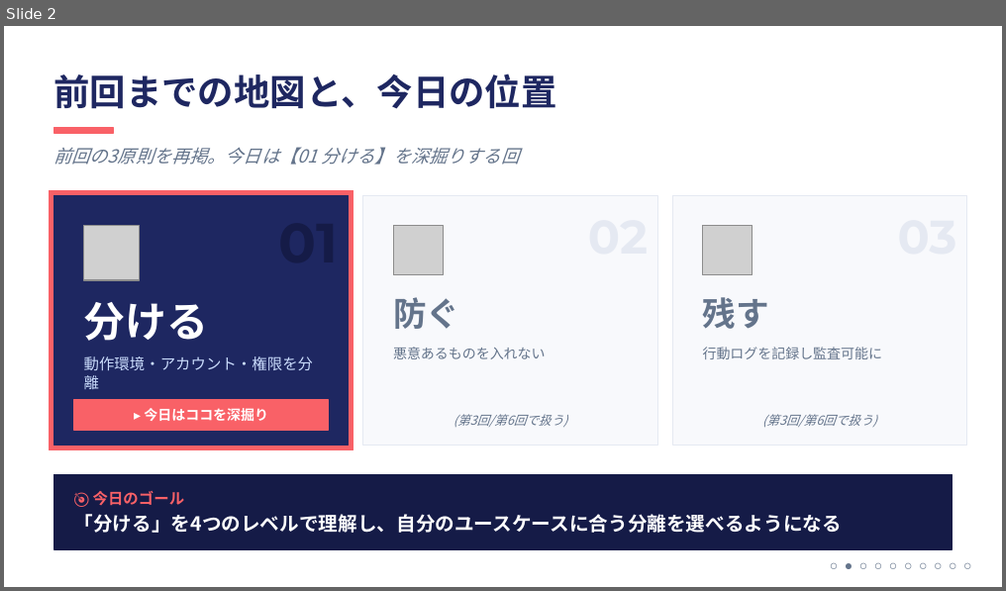
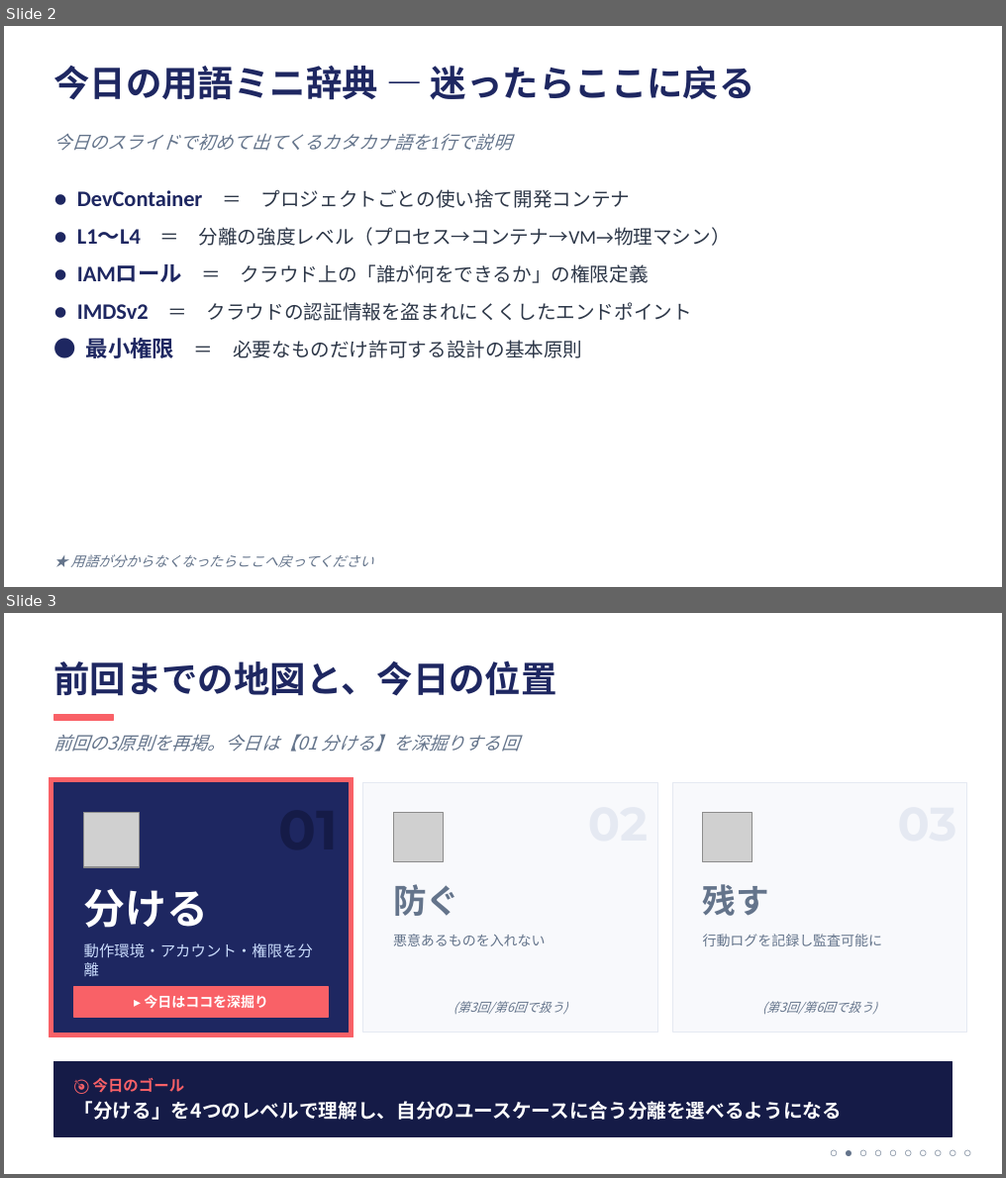
Before and after one commit to ktsuchida11/ClaudeWorkshop, a slide deck: session2/session2_full.pptx. Shown one above the other, each under a label of ours: slide 2 before the commit, slides 2 and 3 after it. The pictures are 1006x591 and 1006x1178 pixels, drawn with LibreOffice and Linux fonts; fonts in the diff are those of the drawing; grey boxes stand for pictures. Boxes give left, top, right and bottom in pixels: in the first picture for what was removed or moved away, otherwise in the second. Text is boxed around its words. In the diff, an @@ line names an element or a change of style, - is before the commit and + after.

```diff
--- a/session2/session2_full.pptx
+++ b/session2/session2_full.pptx
@@ slide 2 added at <box>4,26,1002,587</box>, background #FFFFFF @@
@@ text added at <box>54,66,755,100</box>, 26 pt, text #1E2761, bold @@
+今日の用語ミニ辞典 ― 迷ったらここに戻る
@@ text added at <box>54,133,430,151</box>, 13 pt, text #64748B, italic @@
+今日のスライドで初めて出てくるカタカナ語を1行で説明
@@ text added at <box>77,189,731,359</box>, 14 pt, text #2D3748 @@
+● DevContainer ＝ プロジェクトごとの使い捨て開発コンテナ
+● L1〜L4 ＝ 分離の強度レベル（プロセス→コンテナ→VM→物理マシン）
+● IAMロール ＝ クラウド上の「誰が何をできるか」の権限定義
+● IMDSv2 ＝ クラウドの認証情報を盗まれにくくしたエンドポイント
+● 最小権限 ＝ 必要なものだけ許可する設計の基本原則
@@ text added at <box>70,555,373,568</box>, 10 pt, text #64748B, italic @@
+★ 用語が分からなくなったらここへ戻ってください
@@ what was slide 2 is now slide 3 @@
```
Also in this commit, not shown: 6 slides changed.
